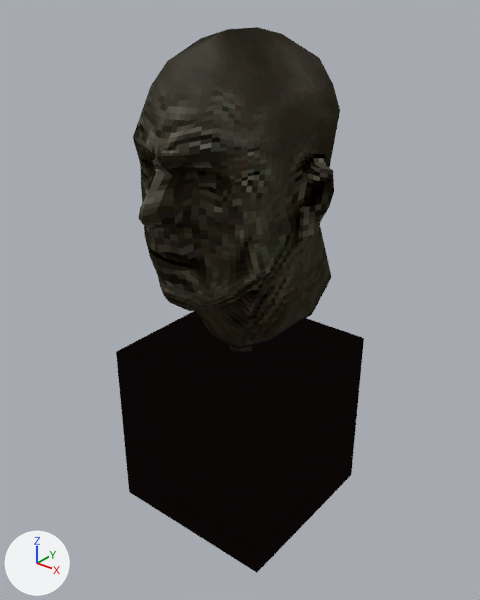
An edit to the glTF model public/assets/goldens/ps2_save-icons_the-getaway.glb, drawn before and after from the same camera.
One viewpoint serves both versions: a 50 mm lens placed at (3.77, -4.66, 5.35), pointed at (0.06, -0.02, 2.47). Lighting does not change. The marker at lower left points along +X, +Y and +Z. The older version comes first. Vertices at exactly the same position are counted once.

Before the edit, the objects in view are built like this:
```python
me_the_getaway = bpy.data.meshes.new('The Getaway')
me_the_getaway.from_pydata(...)  # 216 vertices, 413 faces; spans x -0.92..0.92, y -1.2..1.1, z 0.03..4.96
me_the_getaway.materials.append(mat_ps2_icon)
ob_the_getaway = bpy.data.objects.new('The Getaway', me_the_getaway)
ob_the_getaway.location = (0.0, 0.0, 0.0)
```
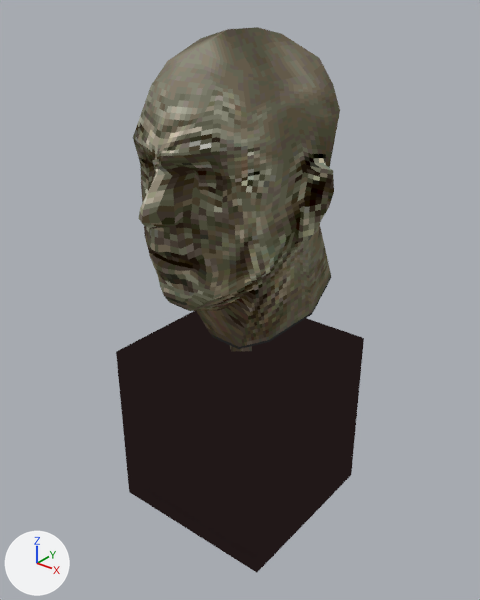
What differs and where, as boxes [x1, y1, x2, y2] in the pictures (480 x 600 px):
part 1 of me_the_getaway, recoloured (lighter): [116, 27, 364, 572] in both

The change, as a list of edits to the scene's bpy script:
```text
Change me_the_getaway:
    where me_the_getaway.from_pydata(...)  # 216 vertices, 413 faces; spans x -0.92..0.92, y -1.2..1.1, z 0.03..4.96
    used by ob_the_getaway; location = (0.0, 0.0, 0.0)
    me_the_getaway part 1: 413 faces centred in x -0.92..0.92, y -1.17..1.03, z 0.65..4.95 are repainted in the vertex colours; the middle colour goes from grey #808080 to white #ffffff
```
